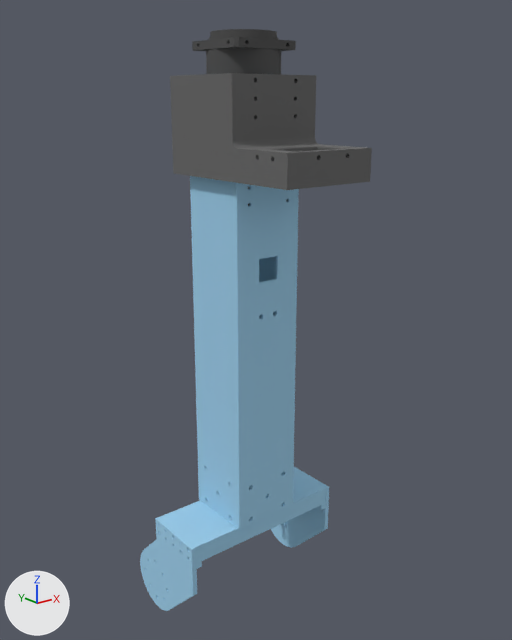
Renders of the COLLADA model manipulator_description/meshes/JeRoTIMON/id_4.dae from each side of a commit.
Rendered twice from a 50 mm camera at (-0.338, -0.458, 0.396) aimed at (-0.005, -0.041, 0.229). Arrows for +X, +Y and +Z are at lower left; the lights stay in place. Where no turn or scale is listed for an object, it has been applied to the vertices.

Names of what the first picture shows: 'Elo3', 'Frame_junta_lat_parafuso', 'Frame_junta_lat_rolamento', 'H54-200-S500-R', 'Part 1', 'Part 1.001', 'Suporte_cam'.
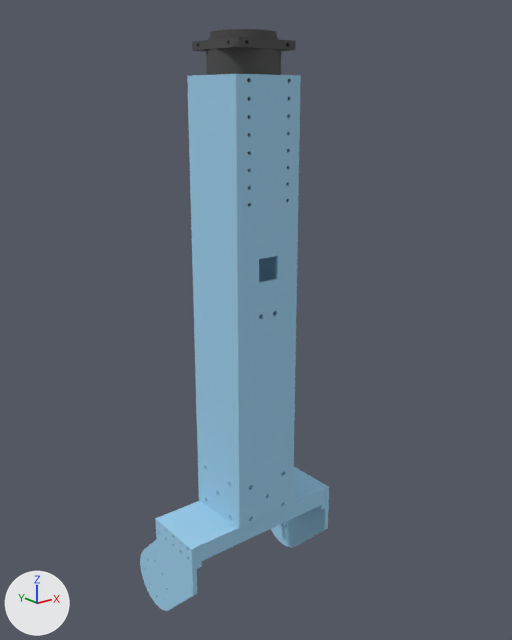
The change, as a list of edits to the scene's bpy script:
```text
Change mat_id11:
    mat_id11.base_color: (0.133, 0.133, 0.133) -> (0.0742, 0.0742, 0.0742)  # dark grey #666666 -> dark grey #4d4d4d
Change mat_id20:
    mat_id20.base_color: (0.0742, 0.0742, 0.0742) -> (0.337, 0.624, 0.839)  # dark grey #4d4d4d -> blue #9dcfec
Change me_h54_200_s500_r:
    where me_h54_200_s500_r.from_pydata(...)  # 8351 vertices, 16730 faces; spans x -0.027..0.027, y -0.027..0.027, z -0.09..0.036
    remove me_h54_200_s500_r.materials.append(mat_id20)  # dark grey #4d4d4d
    add me_h54_200_s500_r.materials.append(mat_id11)  # dark grey #4d4d4d
Change me_elo3:
    where me_elo3.from_pydata(...)  # 5379 vertices, 10978 faces; spans x -0.029..0.029, y -0.029..0.029, z 0.001..0.35
    remove me_elo3.materials.append(mat_id29)  # blue #9dcfec
    add me_elo3.materials.append(mat_id20)  # blue #9dcfec
Remove ob_suporte_cam:
    ob_suporte_cam = bpy.data.objects.new('Suporte_cam', me_suporte_cam)
    ob_suporte_cam.location = (-0.0075, -0.0293, 0.3765)
```

Boxes (x1, y1, x2, y2) around the edits, measured in the pictures (512 x 640 px):
'Suporte_cam', deleted
    before: (170, 73, 372, 190)
